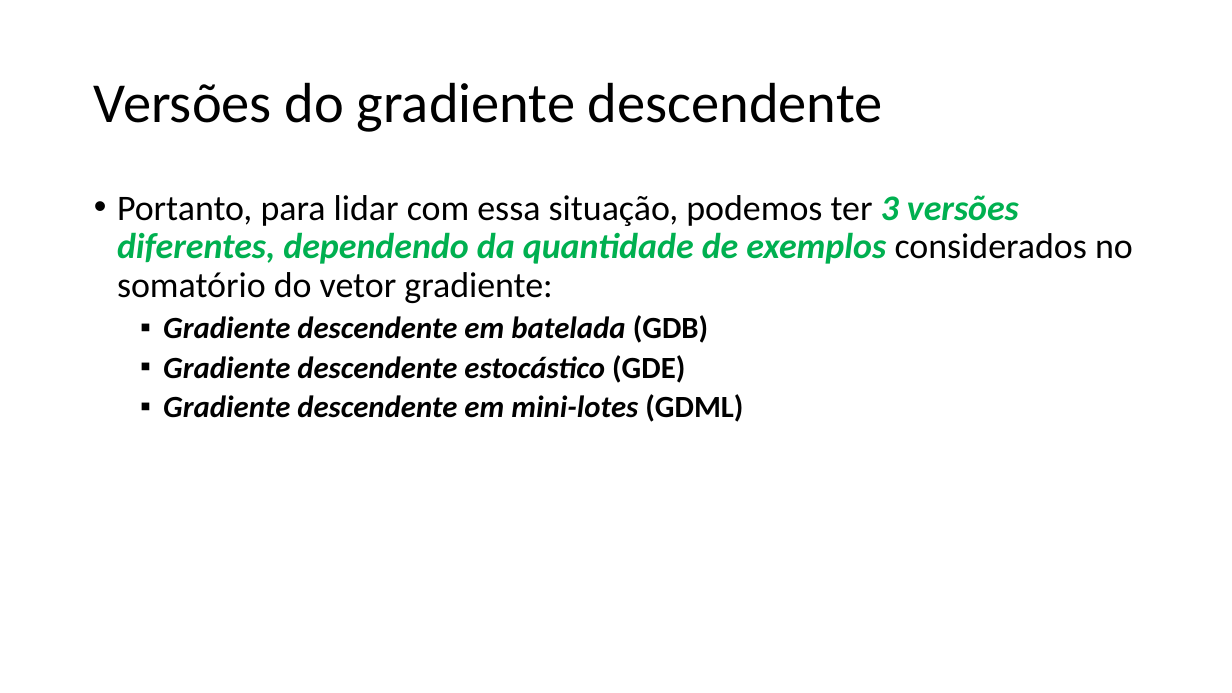
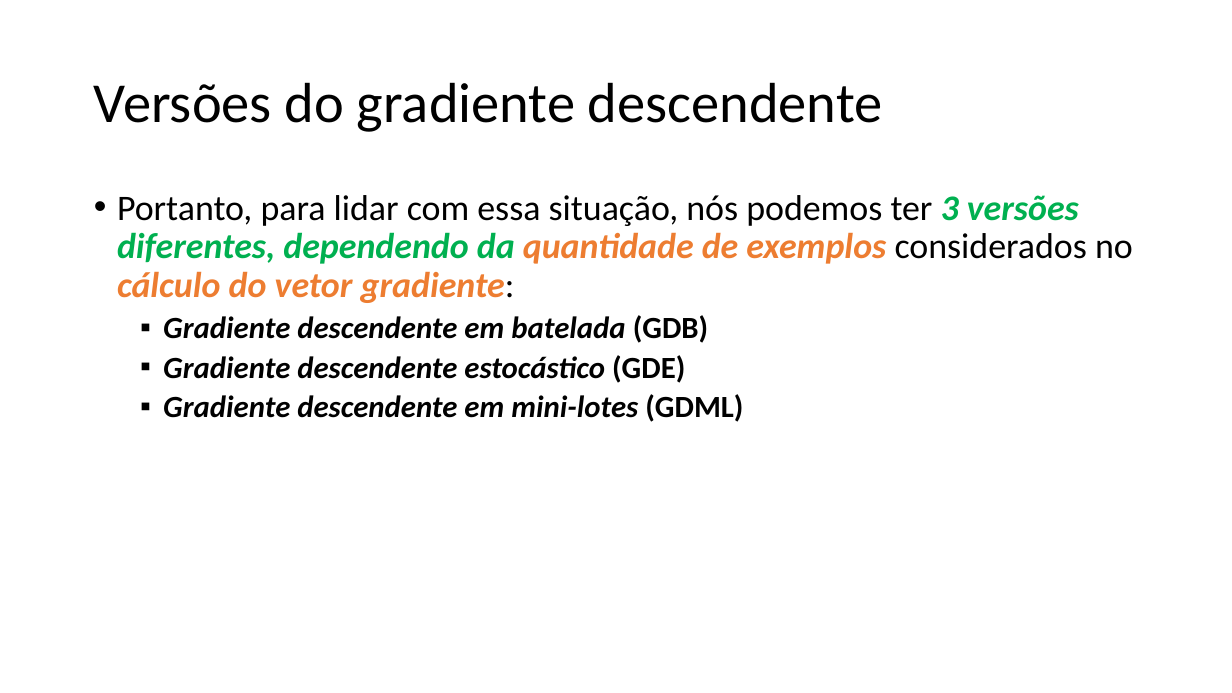
Before and after one commit to zz4fap/t319_aprendizado_de_maquina, a slide deck: slide 28 of slides/T319_Regressão_Linear (Parte II).pptx. Drawn at 1232x693 pixels with LibreOffice and Linux fonts; fonts in the diff are those of the drawing. Boxes give left, top, right and bottom in pixels: in the first picture for what was removed or moved away, otherwise in the second. Text is boxed around its words. In the diff, an @@ line names an element or a change of style, - is before the commit and + after.

```diff
--- a/slides/T319_Regressão_Linear (Parte II).pptx
+++ b/slides/T319_Regressão_Linear (Parte II).pptx
@@ text at [117,195,1133,303]: text changed; bold on; italic on @@
-• Portanto, para lidar com essa situação, podemos ter 3 versões diferentes, dependendo da quantidade de exemplos considerados no somatório do vetor gradiente:
+• Portanto, para lidar com essa situação, nós podemos ter 3 versões diferentes, dependendo da quantidade de exemplos considerados no cálculo do vetor gradiente:
```
Also in this commit, not shown: 8 other slides changed, 1 other file.
